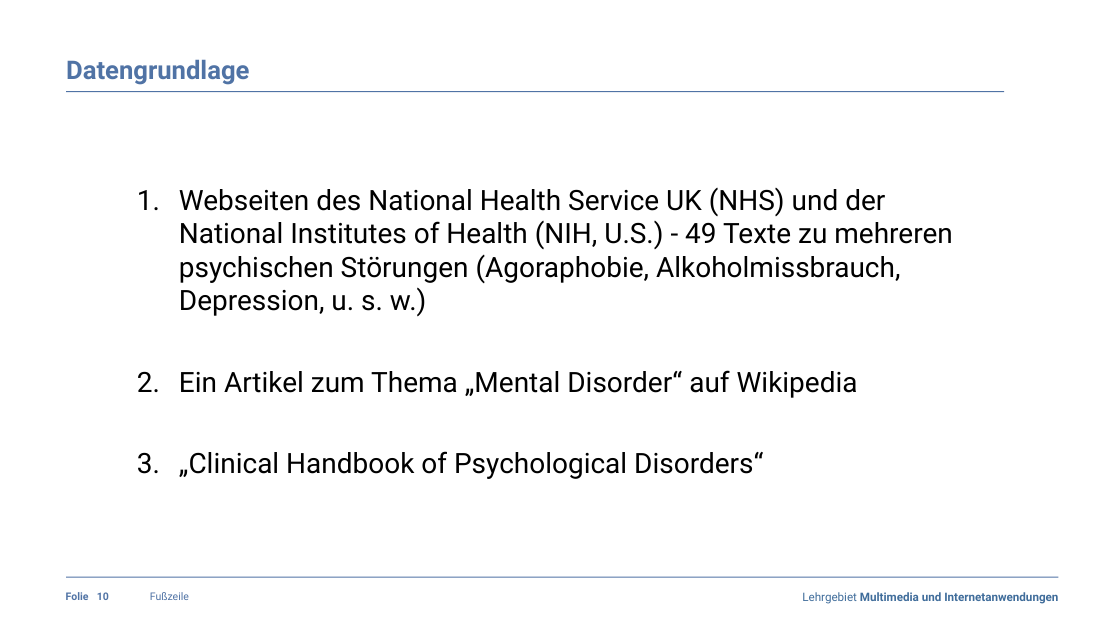
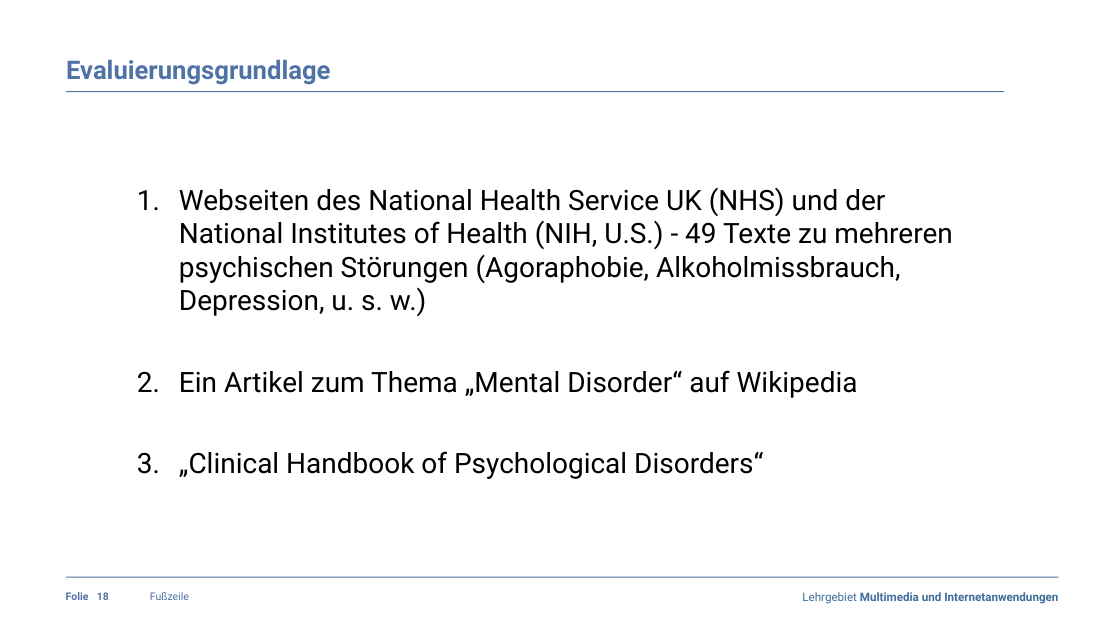
Before and after one commit to claraja/NLP_63458_WS22, a slide deck: slide 18 of Praesentation/Praesentation_Fachpraktikum_MedExtractor_Gruppe5.pptx (slide 10 before the commit). Drawn at 1120x630 pixels with LibreOffice and Linux fonts; fonts in the diff are those of the drawing; background and template pictures are left out. Boxes give left, top, right and bottom in pixels: in the first picture for what was removed or moved away, otherwise in the second. Text is boxed around its words. In the diff, an @@ line names an element or a change of style, - is before the commit and + after.

```diff
--- a/Praesentation/Praesentation_Fachpraktikum_MedExtractor_Gruppe5.pptx
+++ b/Praesentation/Praesentation_Fachpraktikum_MedExtractor_Gruppe5.pptx
@@ text at <box>66,59,330,85</box>: text changed @@
-Datengrundlage
+Evaluierungsgrundlage
```
Also in this commit, not shown: 2 other slides changed, 1 slide added, 1 other file.
